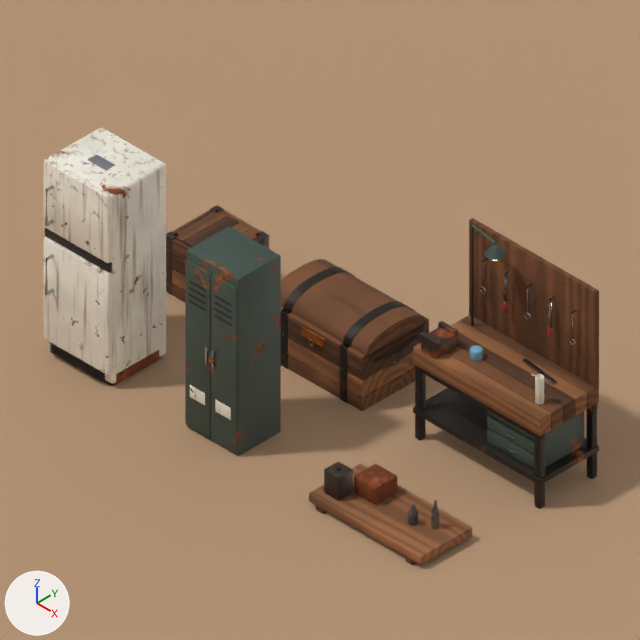
The Blender file tools/blender/hd/furniture/home_furn_storage.blend: old version first, new version second.
Before and after are seen from the file's camera 'IsoCam'. Every picture has the same lights, and +X, +Y and +Z are marked at lower left. The older version comes first.

Names of what the first picture shows: 'Drawers', 'Ground', 'Scrap', 'Scrap.001', 'Scrap.002', 'Scrap.004', 'Scrap.005', 'Wood', 'Wood.001', 'Wood.002', 'Wood.003' and 2 more.
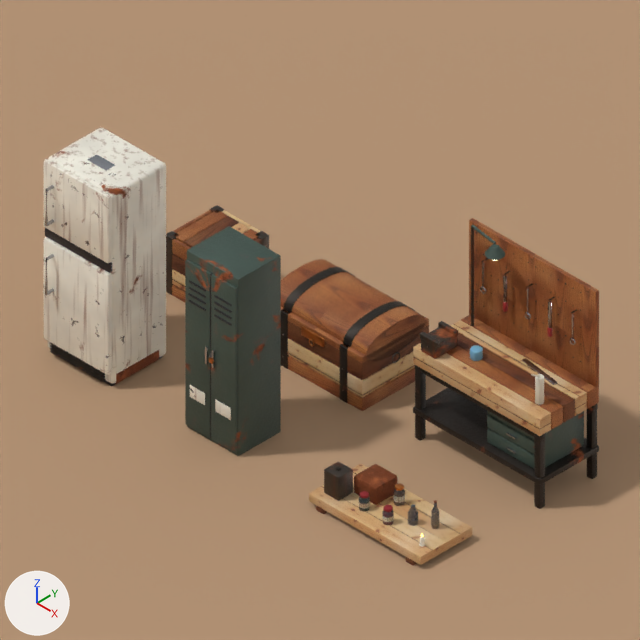
What differs and where, as boxes [x1, y1, x2, y2] in the pictures (640 x 640 px):
part 1 of me_wood, recoloured (lighter)
    both: [309, 464, 472, 565]
part 2 of me_wood, recoloured
    both: [316, 506, 417, 565]
part 3 of me_wood_001, recoloured
    both: [172, 254, 185, 275]
part 4 of me_wood_001, recoloured
    both: [172, 239, 191, 302]
part 5 of me_wood_001, recoloured
    both: [172, 210, 260, 290]
part 6 of me_wood_001, recoloured
    both: [184, 216, 262, 247]
part 7 of me_wood_001, recoloured
    both: [174, 210, 258, 243]
part 8 of me_wood_001, recoloured
    both: [232, 223, 250, 234]
part 9 of me_wood_002, recoloured
    both: [281, 259, 429, 411]
part 10 of me_wood_002, recoloured (lighter)
    both: [288, 338, 415, 397]
part 11 of me_wood_002, recoloured
    both: [288, 321, 429, 380]
part 12 of me_wood_003, recoloured
    both: [447, 315, 599, 429]
part 13 of me_wood_003, recoloured (lighter)
    both: [413, 320, 587, 436]
part 14 of me_wood_003, recoloured
    both: [457, 332, 575, 422]
part 15 of me_wood_003, recoloured
    both: [469, 218, 599, 387]

What the commit changed:
Picture 'oak.png' (img_oak_png) is new.
Picture 'oak_n.png' (img_oak_n_png) is new.
Picture 'pine_raw.png' (img_pine_raw_png) is new.
Picture 'pine_raw_n.png' (img_pine_raw_n_png) is new.
Material 'TexWood_X' (mat_texwood_x) is new.
Uses the picture img_oak_n_png.
Uses the picture img_oak_png.
Material 'TexWoodDark_X' (mat_texwooddark_x) is new.
Uses the picture img_oak_n_png.
Uses the picture img_oak_png.
Material 'TexWoodLight_X' (mat_texwoodlight_x) is new.
Uses the picture img_pine_raw_n_png.
Uses the picture img_pine_raw_png.
Material 'TexWood_Y' (mat_texwood_y) is new.
Uses the picture img_oak_n_png.
Uses the picture img_oak_png.
Material 'TexWoodLight_Z' (mat_texwoodlight_z) is new.
Uses the picture img_pine_raw_n_png.
Uses the picture img_pine_raw_png.
Material 'TexWood_Z' (mat_texwood_z) is new.
Uses the picture img_oak_n_png.
Uses the picture img_oak_png.
Material 'TexWoodDark_Z' (mat_texwooddark_z) is new.
Uses the picture img_oak_n_png.
Uses the picture img_oak_png.
me_wood has 168 vertices, 162 faces and spans x -0.6..0.6, y -0.28..0.28, z -0.04..0.12.
me_wood is used by ob_wood; parent ob_shelf; location (0.0, 0.0, 0.0).
me_wood part 1: all 54 faces that had it switch from mat_woodlight_x to mat_texwoodlight_x.
me_wood part 2: all 108 faces that had it switch from mat_wooddark_z to mat_texwooddark_z.
me_wood_001 has 1128 vertices, 1086 faces and spans x -0.28..0.28, y -0.28..0.28, z -0.034..0.52.
me_wood_001 is used by ob_wood_001; parent ob_crate; location (0.0, 0.0, 0.0).
me_wood_001 part 3: all 114 faces that had it switch from mat_wooddark_x to mat_texwooddark_x.
me_wood_001 part 4: all 162 faces that had it switch from mat_wood_x to mat_texwood_x.
me_wood_001 part 5: all 162 faces that had it switch from mat_woodlight_x to mat_texwoodlight_x.
me_wood_001 part 6: all 216 faces that had it switch from mat_wooddark_z to mat_texwooddark_z.
me_wood_001 part 7: all 270 faces that had it switch from mat_wood_z to mat_texwood_z.
me_wood_001 part 8: all 162 faces that had it switch from mat_woodlight_z to mat_texwoodlight_z.
me_wood_002 has 328 vertices, 296 faces and spans x -0.52..0.52, y -0.36..0.36, z -0.037..0.64.
me_wood_002 is used by ob_wood_002; parent ob_chest; location (0.0, 0.0, 0.0).
me_wood_002 part 9: all 134 faces that had it switch from mat_wood_x to mat_texwood_x.
me_wood_002 part 10: all 54 faces that had it switch from mat_woodlight_x to mat_texwoodlight_x.
me_wood_002 part 11: all 108 faces that had it switch from mat_wooddark_x to mat_texwooddark_x.
me_wood_003 has 1236 vertices, 924 faces and spans x -0.68..0.68, y -0.278..0.36, z 0.68..1.72.
me_wood_003 is used by ob_wood_003; parent ob_workbench; location (0.0, 0.0, 0.0).
me_wood_003 part 12: all 108 faces that had it switch from mat_wood_x to mat_texwood_x.
me_wood_003 part 13: all 108 faces that had it switch from mat_woodlight_x to mat_texwoodlight_x.
me_wood_003 part 14: all 54 faces that had it switch from mat_wooddark_x to mat_texwooddark_x.
me_wood_003 part 15: all 54 faces that had it switch from mat_wood_y to mat_texwood_y.
